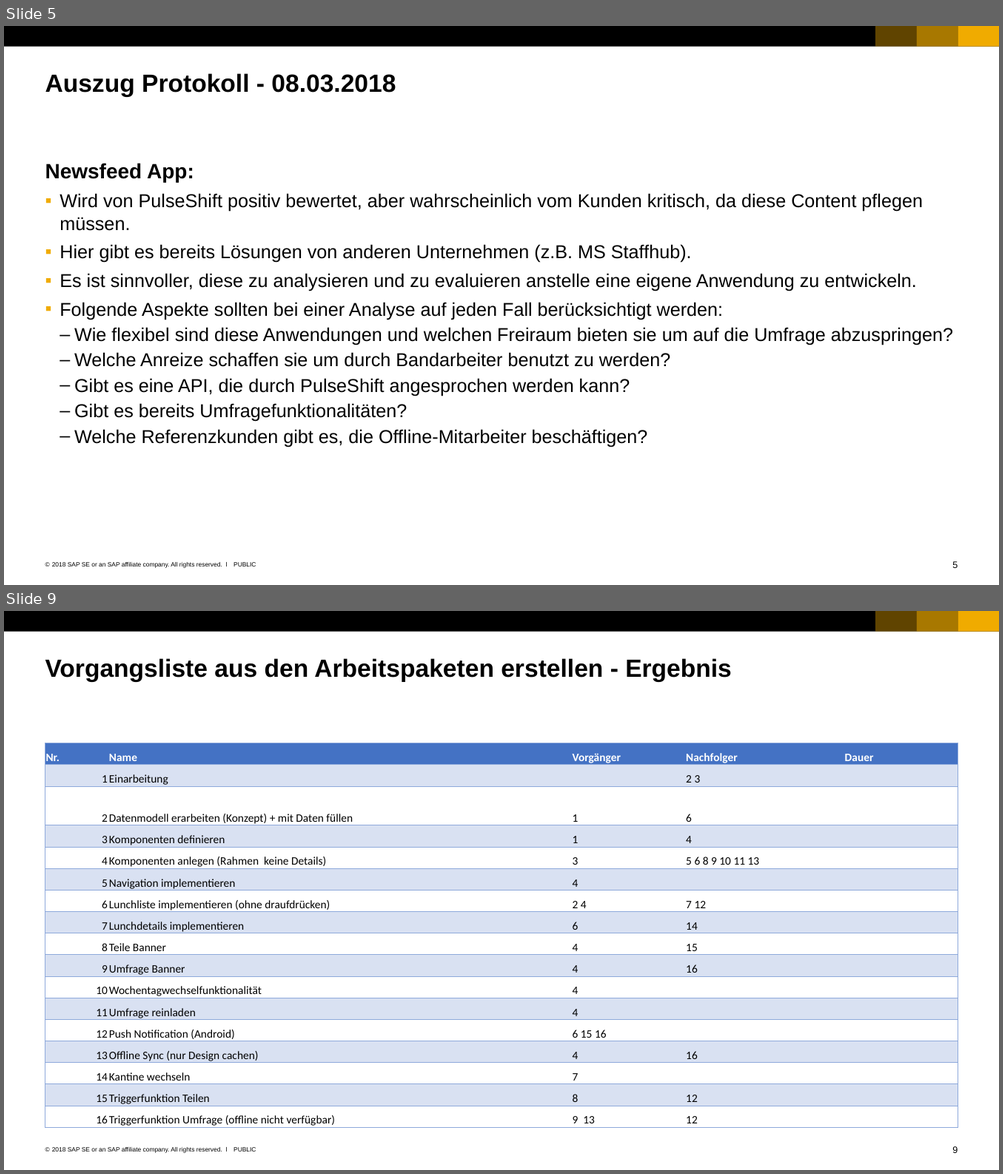
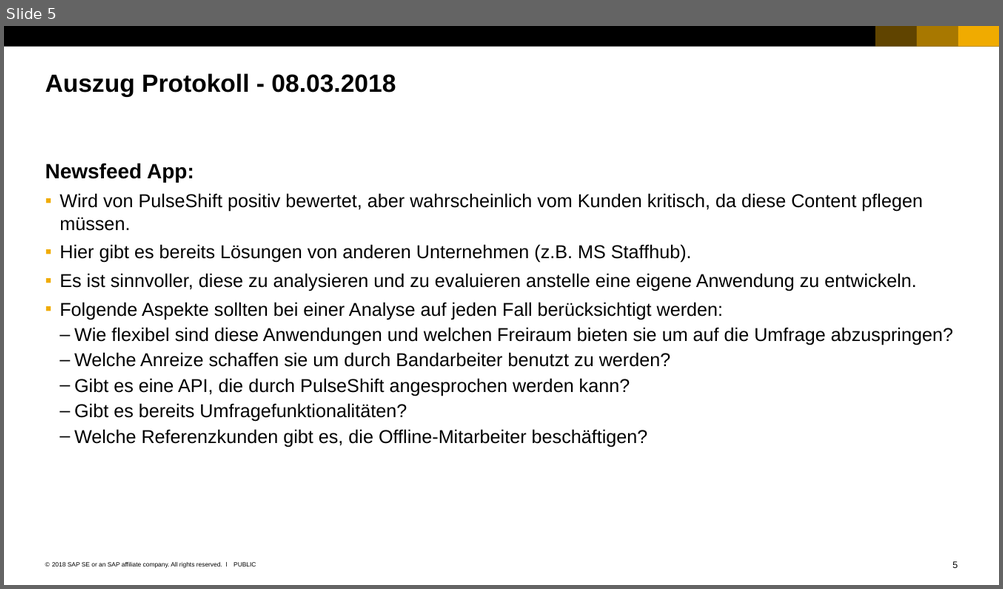
Before and after one commit to pulseshift/offline-survey-docs, a slide deck: portfolio/research newsfeed/Erarbeitung der Projektstruktur.pptx. Shown one above the other, each under a label of ours: slides 5 and 9 before the commit, slide 5 after it; the slides between them are not shown. The pictures are 1003x1174 and 1003x589 pixels, drawn with LibreOffice and Linux fonts; fonts in the diff are those of the drawing. Boxes give left, top, right and bottom in pixels: in the first picture for what was removed or moved away, otherwise in the second. Text is boxed around its words. In the diff, an @@ line names an element or a change of style, - is before the commit and + after.

```diff
--- a/portfolio/research newsfeed/Erarbeitung der Projektstruktur.pptx
+++ b/portfolio/research newsfeed/Erarbeitung der Projektstruktur.pptx
@@ slide 9 removed at (x1=4, y1=611, x2=999, y2=1170), background #FFFFFF; not listed: 7 template elements that a slide beside it also shows @@
@@ title removed at (x1=45, y1=658, x2=731, y2=682) @@
-Vorgangsliste aus den Arbeitspaketen erstellen - Ergebnis
@@ table removed at (x1=45, y1=743, x2=957, y2=1129), 17 rows, 5 columns @@
-Nr. | Name | Vorgänger | Nachfolger | Dauer
-1 | Einarbeitung |  | 2 3 | 
-2 | Datenmodell erarbeiten (Konzept) + mit Daten füllen | 1 | 6 | 
-3 | Komponenten definieren | 1 | 4 | 
-4 | Komponenten anlegen (Rahmen keine Details) | 3 | 5 6 8 9 10 11 13 | 
-5 | Navigation implementieren | 4 |  | 
-6 | Lunchliste implementieren (ohne draufdrücken) | 2 4 | 7 12 | 
-7 | Lunchdetails implementieren | 6 | 14 | 
-8 | Teile Banner | 4 | 15 | 
-9 | Umfrage Banner | 4 | 16 | 
-10 | Wochentagwechselfunktionalität | 4 |  | 
-11 | Umfrage reinladen | 4 |  | 
-12 | Push Notification (Android) | 6 15 16 |  | 
-13 | Offline Sync (nur Design cachen) | 4 | 16 | 
-14 | Kantine wechseln | 7 |  | 
-15 | Triggerfunktion Teilen | 8 | 12 | 
-16 | Triggerfunktion Umfrage (offline nicht verfügbar) | 9 13 | 12 | 
```
Also in this commit, not shown: 2 slides changed, 4 other slides removed, 4 other files.
